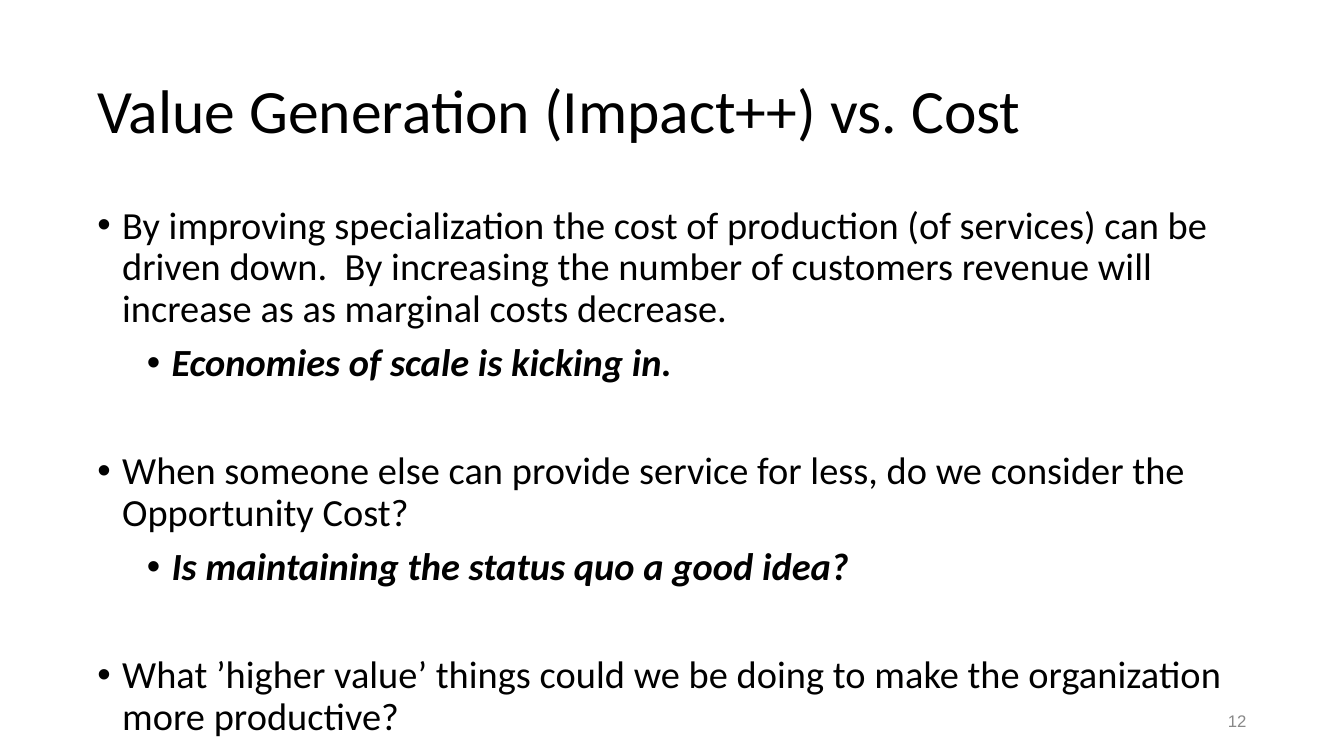
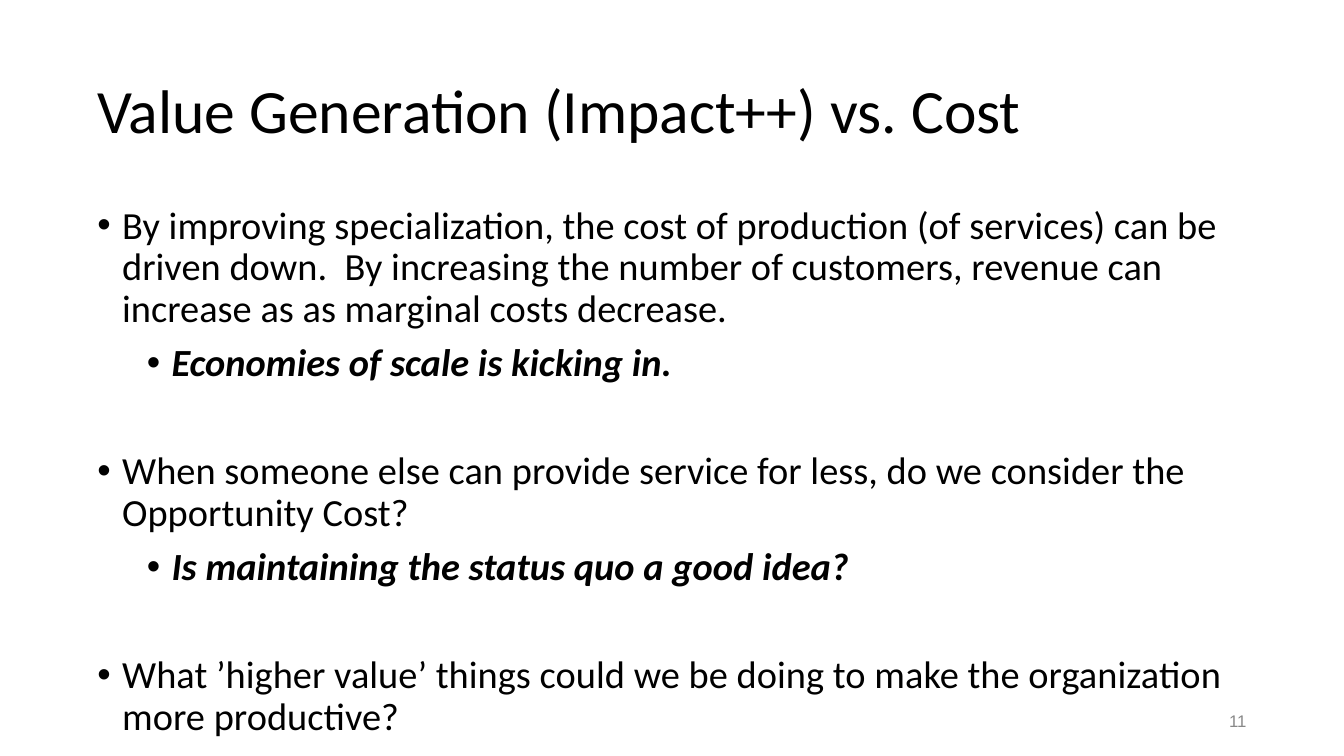
Before and after one commit to colinbellCA/presentation-cpbell-oucc2015_soe, a slide deck: slide 11 of OUCC2015-Service_Oriented_Enterprise.pptx (slide 12 before the commit). Drawn at 1344x756 pixels with LibreOffice and Linux fonts; fonts in the diff are those of the drawing. Boxes give left, top, right and bottom in pixels: in the first picture for what was removed or moved away, otherwise in the second. Text is boxed around its words. In the diff, an @@ line names an element or a change of style, - is before the commit and + after.

```diff
--- a/OUCC2015-Service_Oriented_Enterprise.pptx
+++ b/OUCC2015-Service_Oriented_Enterprise.pptx
@@ text at [122,211,1216,329]: text changed @@
-• By improving specialization the cost of production (of services) can be driven down. By increasing the number of customers revenue will increase as as marginal costs decrease.
+• By improving specialization, the cost of production (of services) can be driven down. By increasing the number of customers, revenue can increase as as marginal costs decrease.
@@ page number at [1229,715,1246,727]: text changed @@
-12
+11
```
Also in this commit, not shown: 4 other slides changed, 2 slides added, 1 slide removed, 3 other files.
